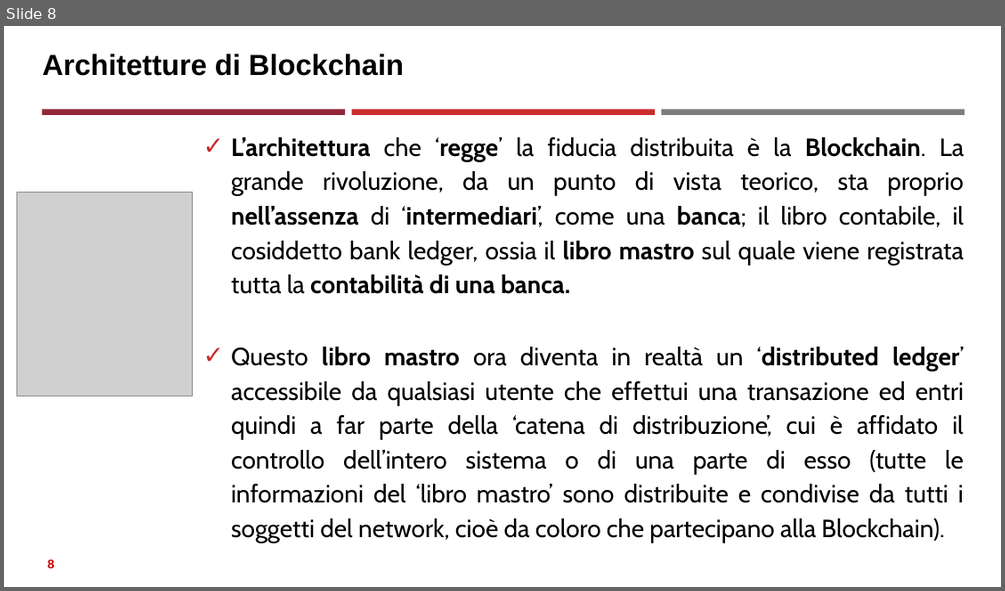
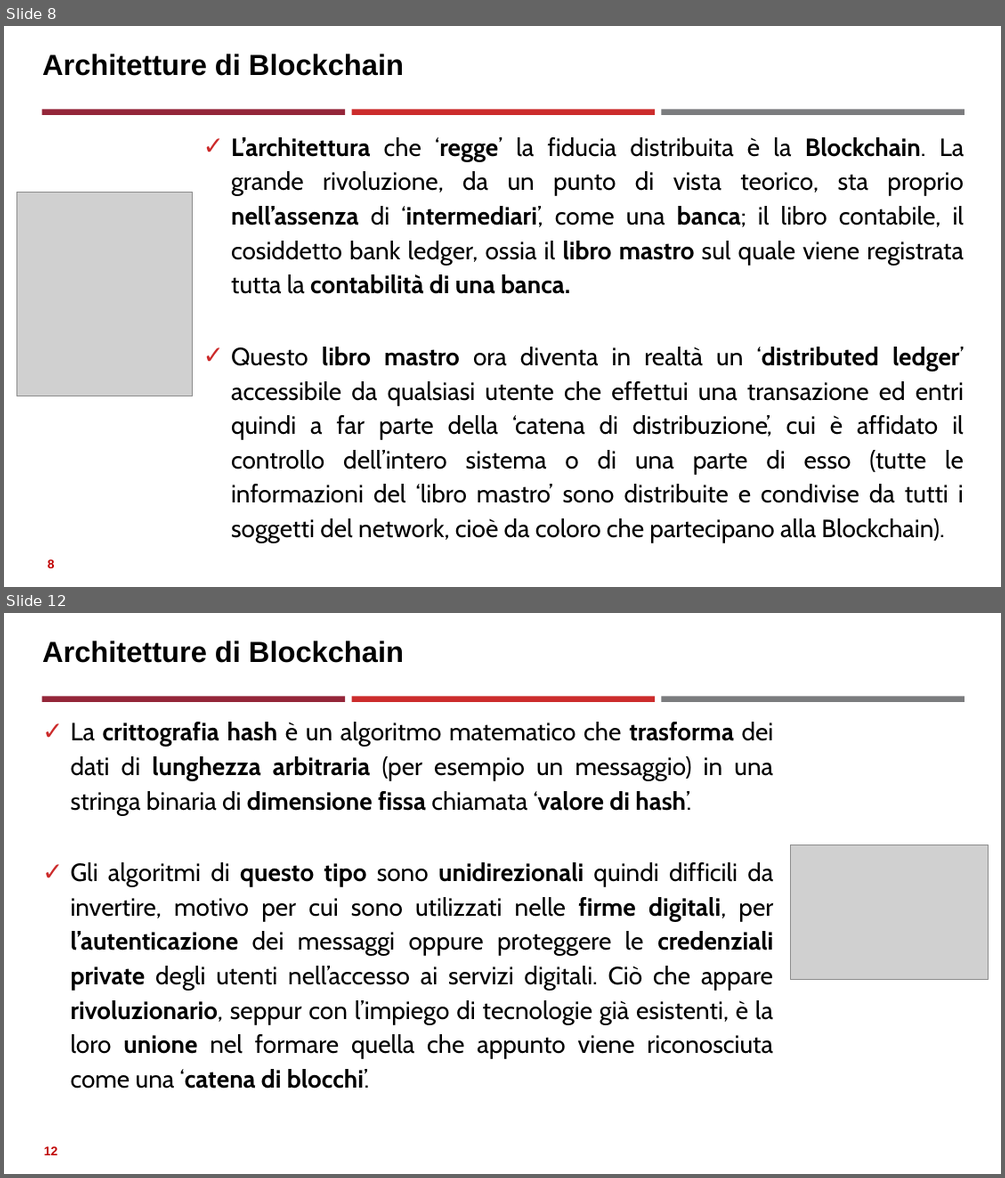
Before and after one commit to neural1977/data_science_interview_material, a slide deck: Assicurazioni/Distributed Ledger Technology_ita.pptx. Shown one above the other, each under a label of ours: slide 8 before the commit, slides 8 and 12 after it; the slides between them are not shown. The pictures are 1005x591 and 1005x1178 pixels, drawn with LibreOffice and Linux fonts; fonts in the diff are those of the drawing; grey boxes stand for pictures. Boxes give left, top, right and bottom in pixels: in the first picture for what was removed or moved away, otherwise in the second. Text is boxed around its words. In the diff, an @@ line names an element or a change of style, - is before the commit and + after.

```diff
--- a/Assicurazioni/Distributed Ledger Technology_ita.pptx
+++ b/Assicurazioni/Distributed Ledger Technology_ita.pptx
@@ slide 12 added at [4,613,1001,1174], background #FFFFFF; not listed: 3 template elements that a slide beside it also shows @@
@@ title added at [42,641,404,663], 28 pt, text #000000, bold @@
+Architetture di Blockchain
@@ text added at [71,722,774,1059], 24 pt, text #000000 @@
+✓ La crittografia hash è un algoritmo matematico che trasforma dei dati di lunghezza arbitraria (per esempio un messaggio) in una stringa binaria di dimensione fissa chiamata ‘valore di hash’.
+✓ Gli algoritmi di questo tipo sono unidirezionali quindi difficili da invertire, motivo per cui sono utilizzati nelle firme digitali, per l’autenticazione dei messaggi oppure proteggere le credenziali private degli utenti nell’accesso ai servizi digitali. Ciò che appare rivoluzionario, seppur con l’impiego di tecnologie già esistenti, è la loro unione nel formare quella che appunto viene riconosciuta come una ‘catena di blocchi’.
@@ picture added at [791,844,989,980] @@
@@ page number added at [44,1146,58,1155], 12 pt, text #C00000, bold @@
+12
```
Also in this commit, not shown: 3 slides changed, 9 other slides added.
